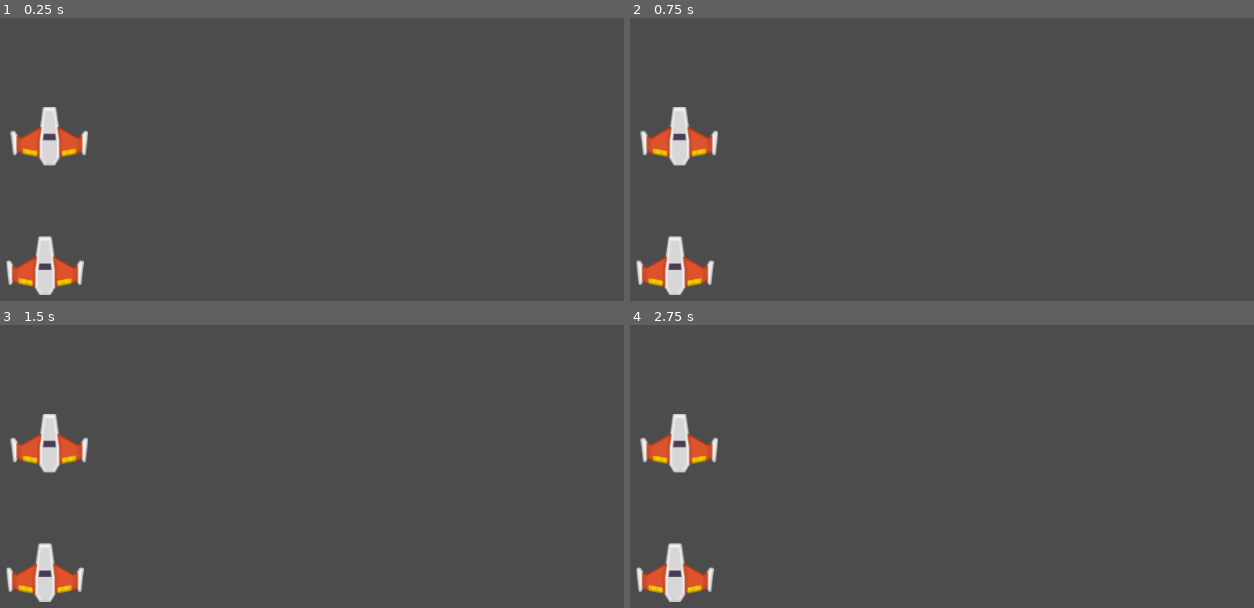
Above: before the commit, frames 1-4 (two rows, left to right).
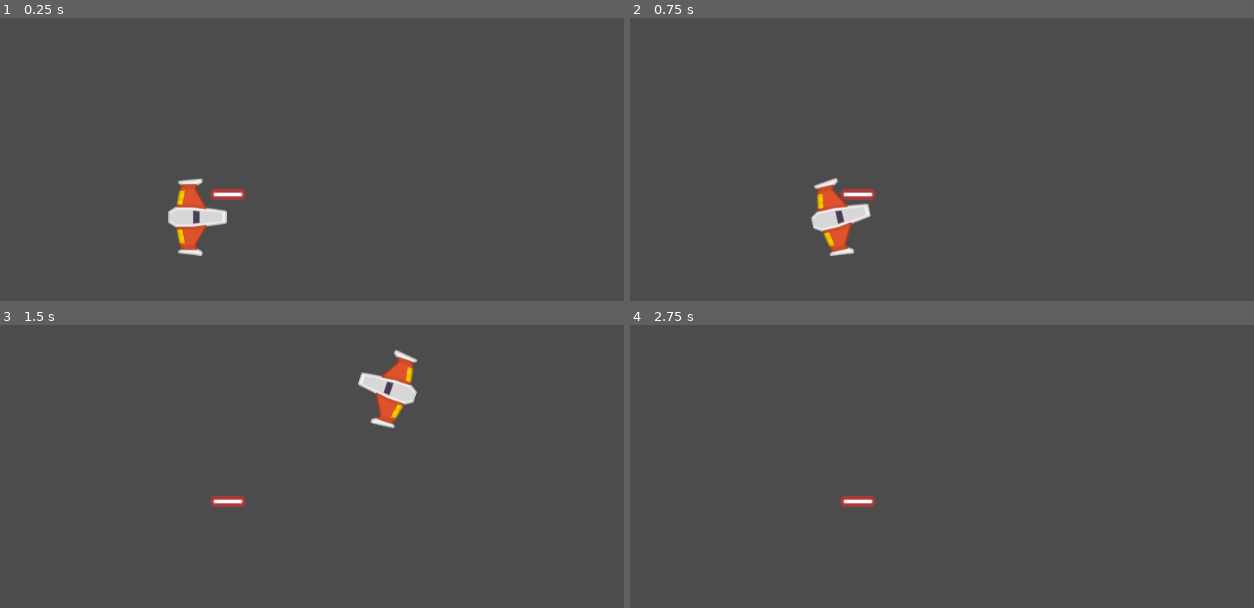
Above: after the commit, the same moments.

Repository: walterio27/SegundoProyecto
Game: Godot game, scene res://Juego/Niveles/NivelTest.tscn
The game is run twice, just before and just after one commit, with the same random seed, the same clock (stepped at 60 frames per second) and the same inputs.
Inputs:
- Up to frame 1 (0.25 s): no input
- Up to frame 2 (0.75 s): tap Enter at 0.5 s; hold W (mover_adelante, bound only after the commit) from 0.53 s (still down); hold A (rotar_antihorario, bound only after the commit) from 0.53 s (still down)
- Up to frame 3 (1.5 s): tap D (rotar_horario, bound only after the commit) at 0.8, 1.35 s; release W (mover_adelante, bound only after the commit) at 1.28 s; release A (rotar_antihorario, bound only after the commit) at 1.28 s; hold S (mover_atras, bound only after the commit) from 1.28 s (still down)
- Up to frame 4 (2.75 s): tap A (rotar_antihorario, bound only after the commit) at 1.55 s; release S (mover_atras, bound only after the commit) at 2.03 s; hold W (mover_adelante, bound only after the commit) from 2.03 s (still down); hold A (rotar_antihorario, bound only after the commit) from 2.03 s (still down); tap D (rotar_horario, bound only after the commit) at 2.3 s

The runs differ from the first frame. In frame 1, 4.1% of the frame differs, in the area x 0-40%, y 31-98%; in frame 2, 4.1%; in frame 3, 4.1%, in the area x 0-67%, y 8-98%; in frame 4, 2.8%.

Commit message:
Se le dio movimiento a player y creación de proyectil

Diff:
--- a/Juego/Naves/Player/MaterialFisico.tres
+++ b/Juego/Naves/Player/MaterialFisico.tres
@@ -1,4 +1,5 @@
 [gd_resource type="PhysicsMaterial" format=2]
 
 [resource]
+friction = 0.0
 bounce = 50.0
--- /dev/null
+++ b/Juego/Naves/Player/Player.gd
@@ -0,0 +1,53 @@
+#Player.gd
+extends RigidBody2D
+class_name Player
+
+## Atributos export
+export var potencia_motor:int = 20
+export var potencia_rotacion:int = 280
+
+## Atributos
+var empuje:Vector2 = Vector2.ZERO
+var dir_rotacion:int = 0
+
+## Metodos
+func _integrate_forces(state: Physics2DDirectBodyState) -> void:
+	#Los prints son solo para entender mejor que esta pasando. BORRAR
+	print(rad2deg(rotation))
+	print(empuje.rotated(rotation))
+	apply_central_impulse(empuje.rotated(rotation))
+	apply_torque_impulse(dir_rotacion * potencia_rotacion)
+
+func _process(delta: float) -> void:
+	player_input()
+## Metodos Custom
+func player_input() -> void:
+	# Empuje
+	empuje = Vector2.ZERO
+	if Input.is_action_pressed("mover_adelante"):
+		empuje = Vector2(potencia_motor, 0)
+	elif Input.is_action_pressed("mover_atras"):
+		empuje = Vector2(-potencia_motor, 0)
+
+	# Rotacion
+	dir_rotacion = 0
+	if Input.is_action_pressed("rotar_antihorario"):
+		dir_rotacion -= 1
+	elif Input.is_action_pressed("rotar_horario"):
+		dir_rotacion += 1
+
+
+
+
+
+
+
+
+# Called when the node enters the scene tree for the first time.
+func _ready():
+	pass # Replace with function body.
+
+
+# Called every frame. 'delta' is the elapsed time since the previous frame.
+#func _process(delta):
+#	pass
--- a/Juego/Naves/Player/Player.tscn
+++ b/Juego/Naves/Player/Player.tscn
@@ -1,7 +1,8 @@
-[gd_scene load_steps=4 format=2]
+[gd_scene load_steps=5 format=2]
 
 [ext_resource path="res://Juego/Naves/Player/player_orange.png" type="Texture" id=1]
 [ext_resource path="res://Juego/Naves/Player/MaterialFisico.tres" type="PhysicsMaterial" id=2]
+[ext_resource path="res://Juego/Naves/Player/Player.gd" type="Script" id=3]
 
 [sub_resource type="CircleShape2D" id=1]
 radius = 40.7889
@@ -9,8 +10,13 @@
 [node name="Player" type="RigidBody2D"]
 physics_material_override = ExtResource( 2 )
 gravity_scale = 0.0
+can_sleep = false
+linear_damp = 1.0
+angular_damp = 4.0
+script = ExtResource( 3 )
 
 [node name="Sprite" type="Sprite" parent="."]
+rotation = 1.5708
 texture = ExtResource( 1 )
 
 [node name="CollisionShape2D" type="CollisionShape2D" parent="."]
--- a/Juego/Niveles/NivelTest.tscn
+++ b/Juego/Niveles/NivelTest.tscn
@@ -1,13 +1,12 @@
-[gd_scene load_steps=2 format=2]
+[gd_scene load_steps=3 format=2]
 
 [ext_resource path="res://Juego/Naves/Player/Player.tscn" type="PackedScene" id=1]
+[ext_resource path="res://Juego/Proyectiles/Proyectil.tscn" type="PackedScene" id=2]
 
 [node name="NivelTest" type="Node2D"]
 
 [node name="Player" parent="." instance=ExtResource( 1 )]
-position = Vector2( 280.898, 151.122 )
+position = Vector2( 470.445, 255.24 )
 
-[node name="Player2" parent="." instance=ExtResource( 1 )]
-position = Vector2( 275.206, 317.326 )
-mode = 1
-mass = 5.0
+[node name="Proyectil" parent="." instance=ExtResource( 2 )]
+position = Vector2( 509.526, 226.205 )
--- /dev/null
+++ b/Juego/Proyectiles/Proyectil.tscn
@@ -0,0 +1,14 @@
+[gd_scene load_steps=2 format=2]
+
+[ext_resource path="res://Juego/Proyectiles/proyectil_player.png" type="Texture" id=1]
+
+[node name="Proyectil" type="Area2D"]
+
+[node name="Sprite" type="Sprite" parent="."]
+rotation = 1.5708
+scale = Vector2( 1.5, 1.2 )
+texture = ExtResource( 1 )
+
+[node name="CollisionShape2D" type="CollisionShape2D" parent="."]
+
+[node name="VisibilityNotifier2D" type="VisibilityNotifier2D" parent="."]
--- a/project.godot
+++ b/project.godot
@@ -8,9 +8,14 @@
 
 config_version=4
 
-_global_script_classes=[  ]
+_global_script_classes=[ {
+"base": "RigidBody2D",
+"class": "Player",
+"language": "GDScript",
+"path": "res://Juego/Naves/Player/Player.gd"
+} ]
 _global_script_class_icons={
-
+"Player": ""
 }
 
 [application]
@@ -19,6 +24,33 @@
 run/main_scene="res://Juego/Niveles/NivelTest.tscn"
 config/icon="res://icon.png"
 
+[input]
+
+mover_adelante={
+"deadzone": 0.5,
+"events": [ Object(InputEventKey,"resource_local_to_scene":false,"resource_name":"","device":0,"alt":false,"shift":false,"control":false,"meta":false,"command":false,"pressed":false,"scancode":87,"unicode":0,"echo":false,"script":null)
+, Object(InputEventKey,"resource_local_to_scene":false,"resource_name":"","device":0,"alt":false,"shift":false,"control":false,"meta":false,"command":false,"pressed":false,"scancode":16777232,"unicode":0,"echo":false,"script":null)
+ ]
+}
+mover_atras={
+"deadzone": 0.5,
+"events": [ Object(InputEventKey,"resource_local_to_scene":false,"resource_name":"","device":0,"alt":false,"shift":false,"control":false,"meta":false,"command":false,"pressed":false,"scancode":83,"unicode":0,"echo":false,"script":null)
+, Object(InputEventKey,"resource_local_to_scene":false,"resource_name":"","device":0,"alt":false,"shift":false,"control":false,"meta":false,"command":false,"pressed":false,"scancode":16777234,"unicode":0,"echo":false,"script":null)
+ ]
+}
+rotar_horario={
+"deadzone": 0.5,
+"events": [ Object(InputEventKey,"resource_local_to_scene":false,"resource_name":"","device":0,"alt":false,"shift":false,"control":false,"meta":false,"command":false,"pressed":false,"scancode":68,"unicode":0,"echo":false,"script":null)
+, Object(InputEventKey,"resource_local_to_scene":false,"resource_name":"","device":0,"alt":false,"shift":false,"control":false,"meta":false,"command":false,"pressed":false,"scancode":16777233,"unicode":0,"echo":false,"script":null)
+ ]
+}
+rotar_antihorario={
+"deadzone": 0.5,
+"events": [ Object(InputEventKey,"resource_local_to_scene":false,"resource_name":"","device":0,"alt":false,"shift":false,"control":false,"meta":false,"command":false,"pressed":false,"scancode":65,"unicode":0,"echo":false,"script":null)
+, Object(InputEventKey,"resource_local_to_scene":false,"resource_name":"","device":0,"alt":false,"shift":false,"control":false,"meta":false,"command":false,"pressed":false,"scancode":16777231,"unicode":0,"echo":false,"script":null)
+ ]
+}
+
 [rendering]
 
 quality/driver/driver_name="GLES2"
Binary file added: Juego/Proyectiles/proyectil_player.png
